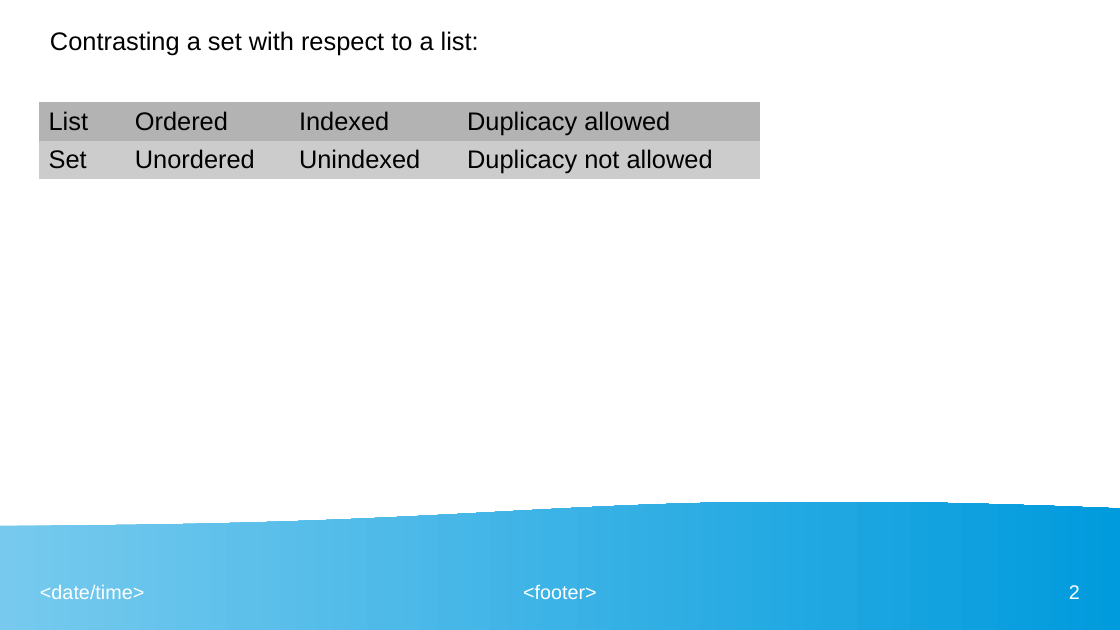
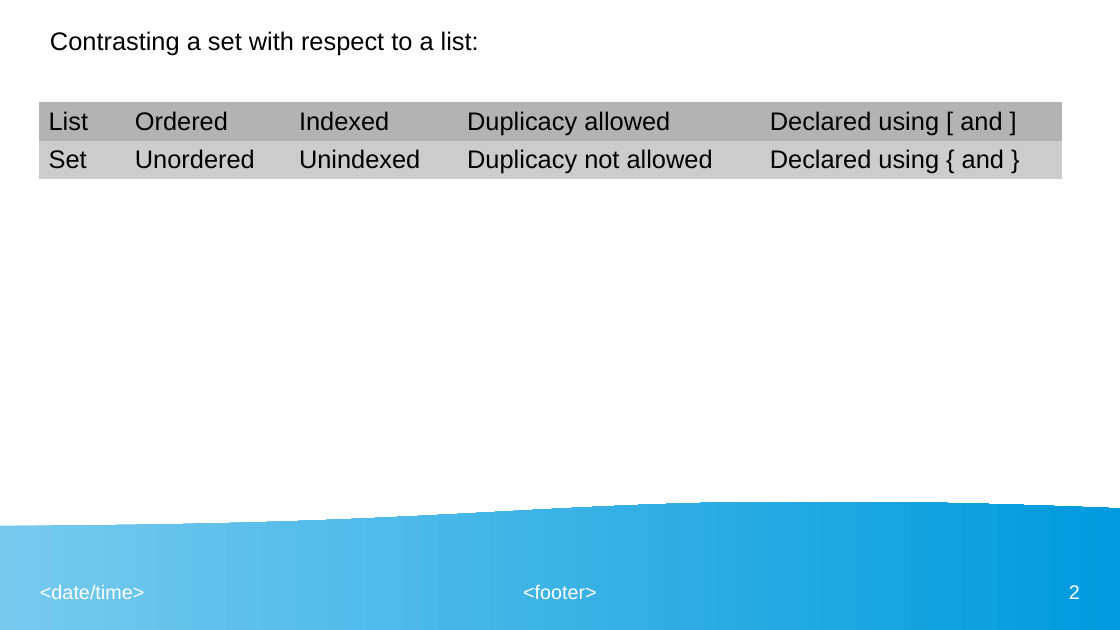
Before and after one commit to ashishjain1547/public_lessons_in_python, a slide deck: slide 2 of Ch 12 - Sets/slides.odp. Drawn at 1120x630 pixels with LibreOffice and Linux fonts; fonts in the diff are those of the drawing. Boxes give left, top, right and bottom in pixels: in the first picture for what was removed or moved away, otherwise in the second. Text is boxed around its words. In the diff, an @@ line names an element or a change of style, - is before the commit and + after.

```diff
--- a/Ch 12 - Sets/slides.odp
+++ b/Ch 12 - Sets/slides.odp
@@ table at (39, 102, 1064, 179) @@
+column 5: Declared using [ and ] | Declared using { and }
@@ table: place and size @@
-table at (39, 102, 761, 179)
+table at (39, 102, 1064, 179)
```
Also in this commit, not shown: 1 other slide changed, 1 slide added, 25 other files.
